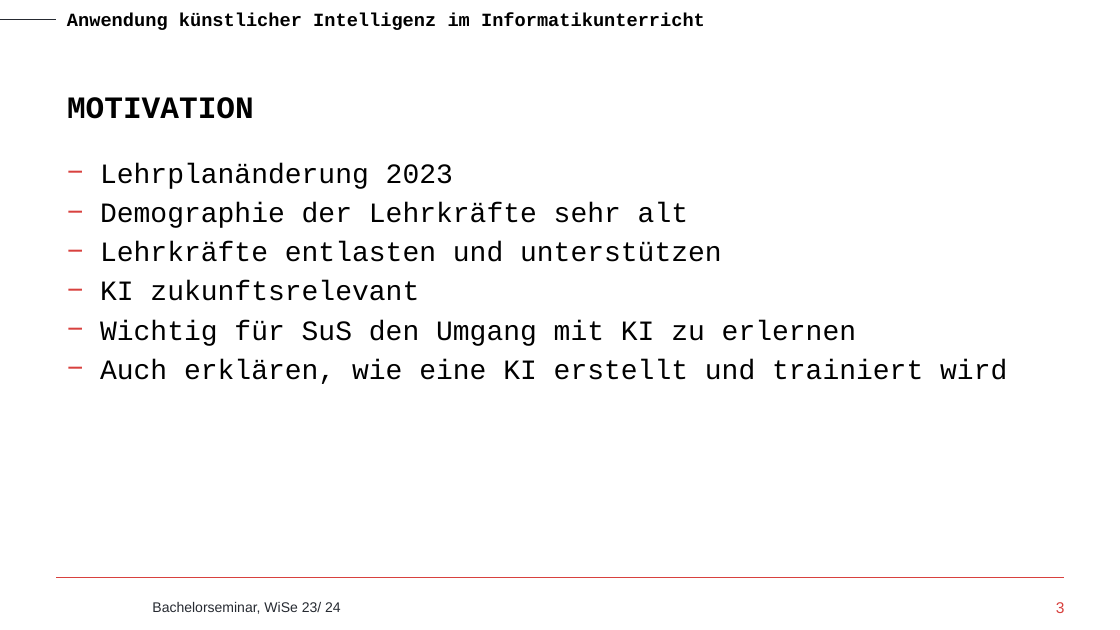
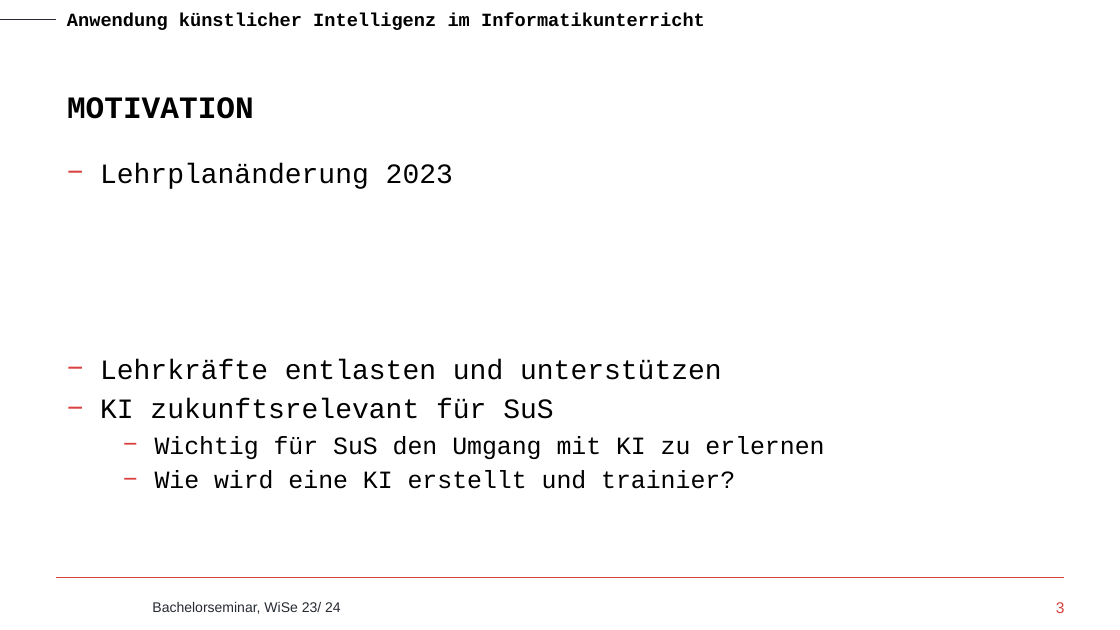
Before and after one commit to tira-io/tira-for-school, a slide deck: slide 3 of Bachelorseminar/Vortrag.pptx. Drawn at 1120x630 pixels with LibreOffice and Linux fonts; fonts in the diff are those of the drawing; background and template pictures are left out. Boxes give left, top, right and bottom in pixels: in the first picture for what was removed or moved away, otherwise in the second. Text is boxed around its words. In the diff, an @@ line names an element or a change of style, - is before the commit and + after.

```diff
--- a/Bachelorseminar/Vortrag.pptx
+++ b/Bachelorseminar/Vortrag.pptx
@@ text at <box>100,202,688,228</box>: paragraph removed @@
-− Demographie der Lehrkräfte sehr alt
@@ text at <box>100,398,553,419</box>: text changed @@
-− KI zukunftsrelevant
+− KI zukunftsrelevant für SuS
@@ text at <box>155,436,824,459</box>: size 18 to 16 pt in "Wichtig für SuS den Umgang mit KI ..."; list level 1 to 2 in "Wichtig für SuS den Umgang ..." @@
@@ text at <box>155,470,735,489</box>: text changed; size 18 to 16 pt @@
-− Auch erklären, wie eine KI erstellt und trainiert wird
+  − Wie wird eine KI erstellt und trainier?
```
Also in this commit, not shown: 4 other slides changed, 7 slides added, 1 slide removed, 1 other file.
